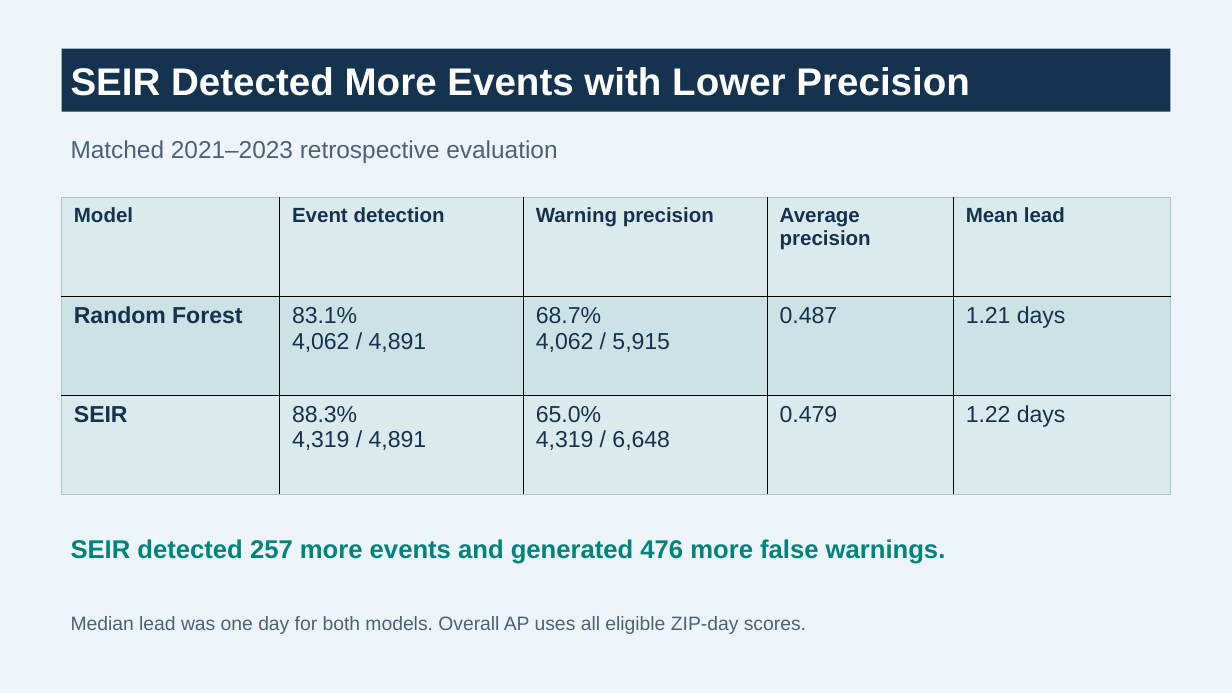
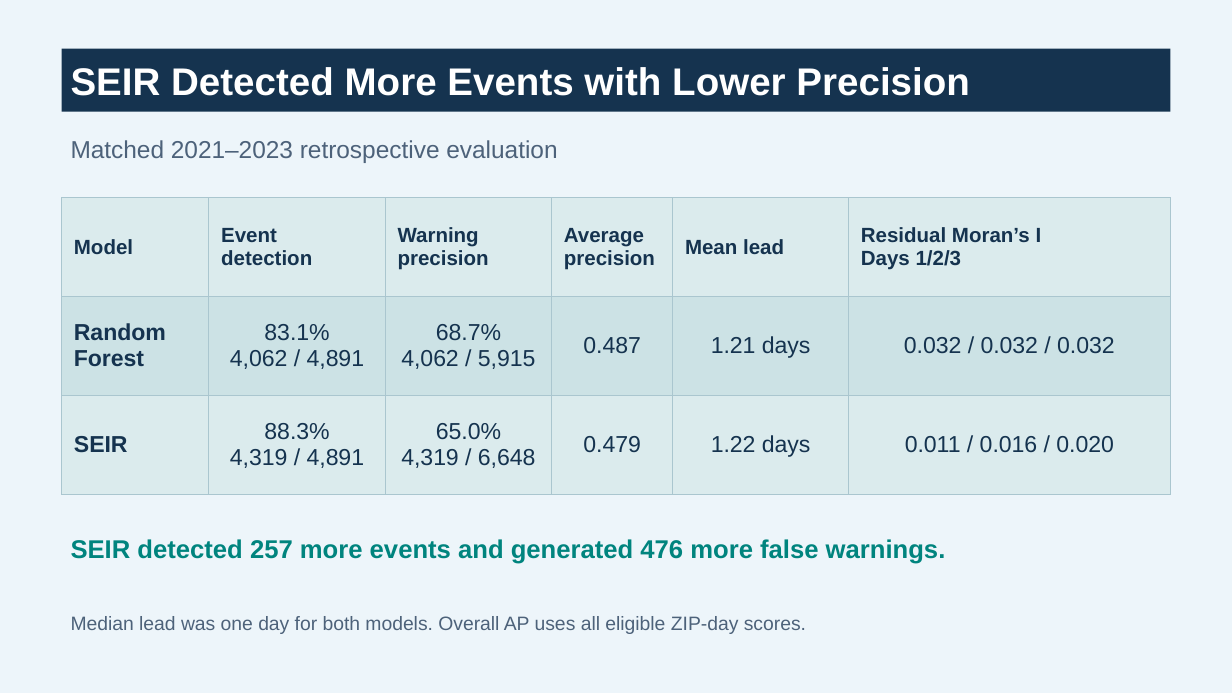
Before and after one commit to luweikun19950110/practicum-project, a slide deck: slide 3 of Weikun/weekly_update_outputs/2026-11-20/SEIR_RF_Testing_Slide_Options.pptx. Drawn at 1232x693 pixels with LibreOffice and Linux fonts; fonts in the diff are those of the drawing. Boxes give left, top, right and bottom in pixels: in the first picture for what was removed or moved away, otherwise in the second. Text is boxed around its words. In the diff, an @@ line names an element or a change of style, - is before the commit and + after.

```diff
--- a/Weikun/weekly_update_outputs/2026-11-20/SEIR_RF_Testing_Slide_Options.pptx
+++ b/Weikun/weekly_update_outputs/2026-11-20/SEIR_RF_Testing_Slide_Options.pptx
@@ table at [62,197,1170,494] @@
+column 6: Residual Moran’s I / Days 1/2/3 | 0.032 / 0.032 / 0.032 | 0.011 / 0.016 / 0.020
```
Also in this commit, not shown: 4 other slides changed.
